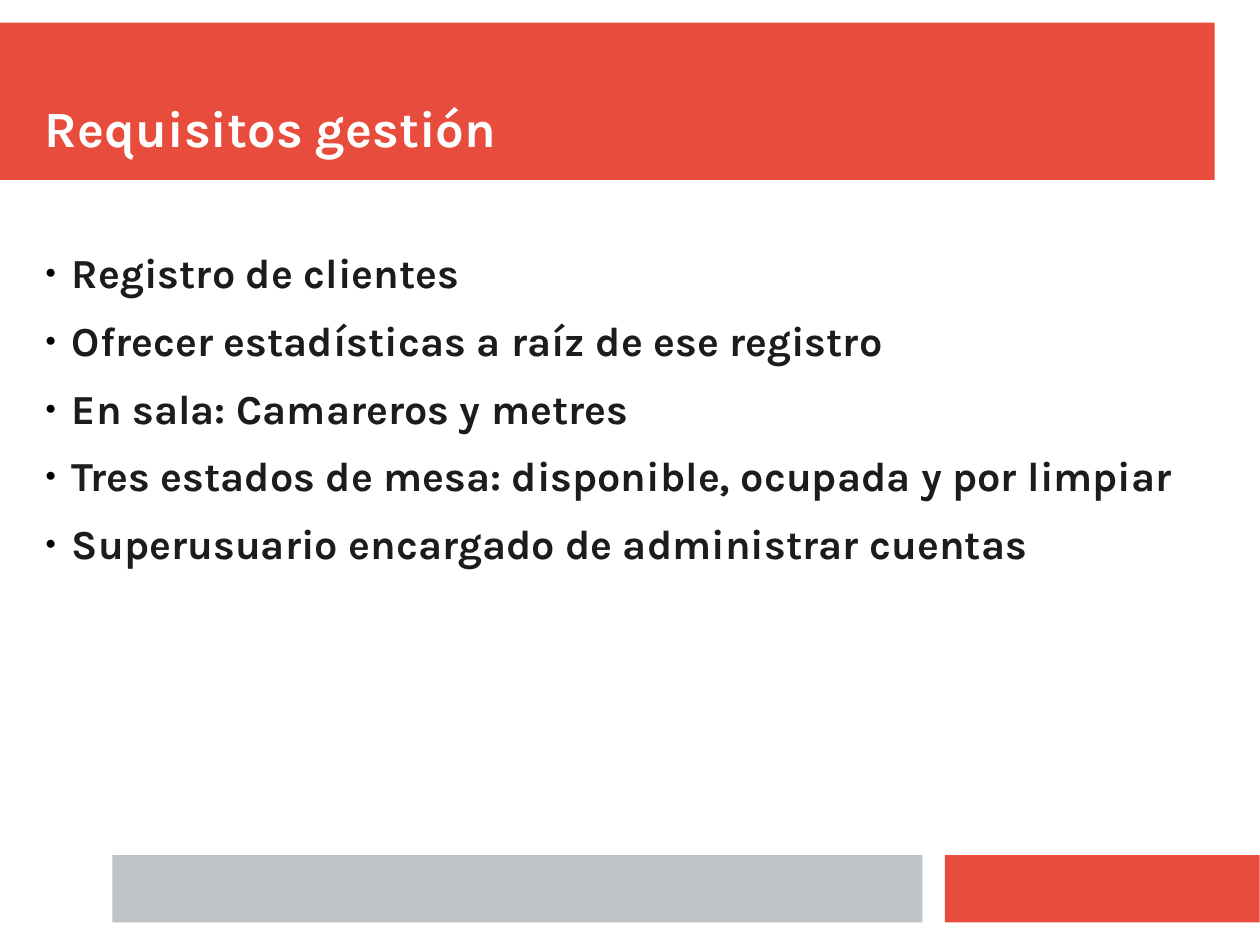
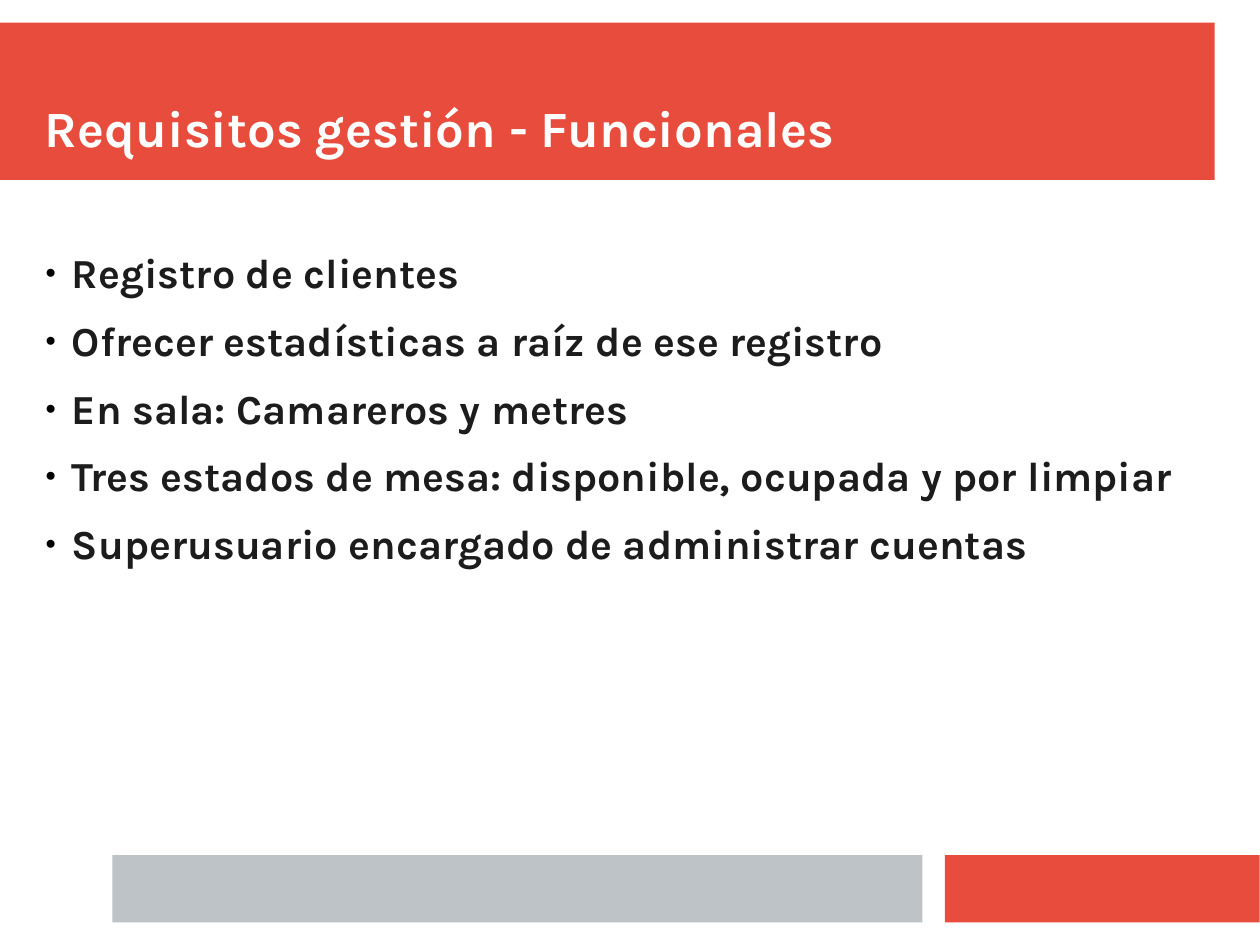
Before and after one commit to Juanba1998/APP-Restaurante, a slide deck: slide 7 of Material/Presentación/presentacion.pptx (slide 5 before the commit). Drawn at 1260x945 pixels with LibreOffice and Linux fonts; fonts in the diff are those of the drawing. Boxes give left, top, right and bottom in pixels: in the first picture for what was removed or moved away, otherwise in the second. Text is boxed around its words. In the diff, an @@ line names an element or a change of style, - is before the commit and + after.

```diff
--- a/Material/Presentación/presentacion.pptx
+++ b/Material/Presentación/presentacion.pptx
@@ text at <box>45,107,834,159</box>: text changed @@
-Requisitos gestión
+Requisitos gestión - Funcionales
```
Also in this commit, not shown: 2 other slides changed, 3 slides added.
